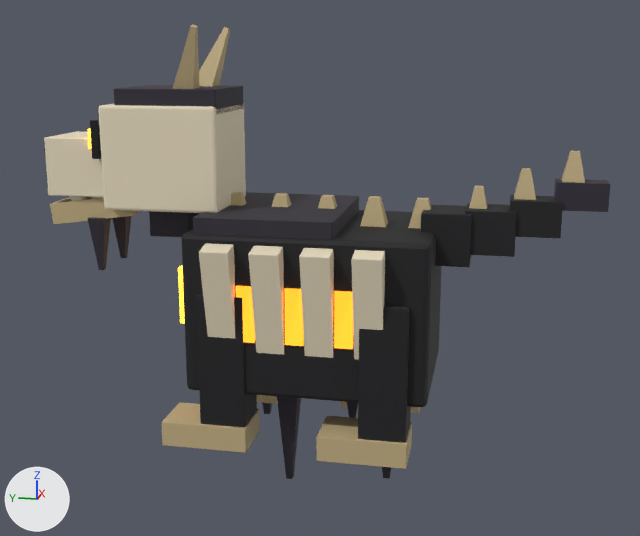
Renders of the glTF model public/models/pets/tarpitan.glb from each side of a commit.
Camera for both pictures: a 50 mm lens placed at (-1.898, -0.401, 0.949), pointed at (-0.001, -0.021, 0.475). Arrows for +X, +Y and +Z are at lower left; the lights stay in place. The picture after the commit comes second. Where no turn or scale is listed for an object, it has been applied to the vertices. Vertices at exactly the same position are counted once.

The first picture shows 'body', 'head', 'leg.BR', 'leg.FL', 'leg.FR', 'tail' and 1 more.
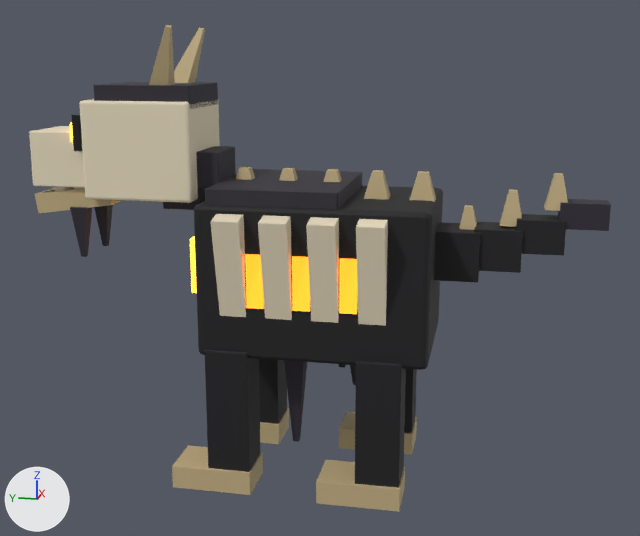
ob_root is not drawn itself; it is the parent of ob_tail.

Where the newer file only moved an object's origin or applied its transform, the numbers keep the older frame.

Pixel boxes [x1, y1, x2, y2] of what changed, in the pictures (640 x 536 px; the box of a moved part takes in the faces that stretch with it):
'body', moved, rescaled: before [149, 192, 441, 479]; after [163, 146, 443, 442]
'head', moved, rescaled: before [44, 24, 246, 270]; after [29, 25, 220, 257]
'leg.BR', moved, rescaled (6% narrower, 7% shorter): before [316, 305, 412, 469]; after [316, 360, 406, 512]
'tail', reshaped, moved, rescaled (6% narrower): before [421, 151, 610, 267]; after [434, 173, 611, 282]
'leg.FR', moved, rescaled (6% narrower, 8% shorter): before [162, 295, 259, 453]; after [172, 349, 263, 495]
'leg.FL', moved, rescaled (mostly hidden before): before [256, 395, 278, 404]; after [259, 359, 289, 444]
part 6 of me_tail, moved or reshaped: before [421, 205, 472, 267]; after [434, 222, 480, 282]
part 7 of me_tail, moved or reshaped: before [465, 203, 517, 257]; after [474, 222, 523, 273]
part 8 of me_tail, moved or reshaped: before [510, 195, 563, 238]; after [516, 214, 566, 256]
part 9 of me_tail, moved or reshaped: before [554, 179, 610, 212]; after [558, 199, 611, 231]
'leg.BL', unchanged, uncovered by the edit: before [341, 401, 420, 413]; after [339, 369, 417, 454]

What the commit changed:
me_body is used by ob_body; location (0.0, 0.0, 0.335).
me_body had 736 vertices, 1352 faces and spanned x -0.23..0.23, y -0.281..0.353, z -0.335..0.345.
me_body now has 736 vertices, 1352 faces and spans x -0.217..0.217, y -0.279..0.321, z -0.244..0.4.
me_body part 1: the whole mesh is scaled about its middle by 0.947, then moved by (0.0, -0.015, 0.073).
me_head is used by ob_head; location (0.0, 0.278, 0.7).
me_head had 396 vertices, 720 faces and spanned x -0.12..0.12, y -0.099..0.326, z -0.238..0.3.
me_head now has 396 vertices, 720 faces and spans x -0.113..0.113, y -0.039..0.363, z -0.209..0.3.
me_head part 2: the whole mesh is scaled about its middle by 0.947, then moved by (0.0, 0.048, 0.014).
me_leg_br is used by ob_leg_br; location (-0.148, -0.191, 0.353).
me_leg_br had 112 vertices, 216 faces and spanned x -0.057..0.057, y -0.053..0.137, z -0.247..0.097.
me_leg_br now has 112 vertices, 216 faces and spans x -0.046..0.062, y -0.04..0.14, z -0.353..-0.026.
me_leg_br part 3: the whole mesh is scaled about its middle by 0.947, then moved by (0.008, 0.008, -0.114).
me_leg_fl is used by ob_leg_fl; location (0.139, 0.156, 0.353).
me_leg_fl had 112 vertices, 216 faces and spanned x -0.057..0.057, y -0.053..0.137, z -0.247..0.097.
me_leg_fl now has 112 vertices, 216 faces and spans x -0.062..0.047, y -0.059..0.121, z -0.353..-0.026.
me_leg_fl part 4: the whole mesh is scaled about its middle by 0.947, then moved by (-0.007, -0.011, -0.114).
me_leg_fr is used by ob_leg_fr; location (-0.139, 0.156, 0.353).
me_leg_fr had 112 vertices, 216 faces and spanned x -0.057..0.057, y -0.053..0.137, z -0.247..0.097.
me_leg_fr now has 112 vertices, 216 faces and spans x -0.047..0.062, y -0.059..0.121, z -0.353..-0.026.
me_leg_fr part 5: the whole mesh is scaled about its middle by 0.947, then moved by (0.007, -0.011, -0.114).
me_tail is used by ob_tail; parent ob_root; location (0.0, -0.34, 0.6); scale (0.13, 0.121, 0.13).
me_tail had 296 vertices, 564 faces and spanned x -0.5..0.5, y -3.16..0.45, z -0.5..1.66.
me_tail now has 296 vertices, 564 faces and spans x -0.5..0.5, y -3.54..0.07, z -0.48..1.66.
me_tail part 6: the loose piece of 56 vertices spanning x -0.5..0.5, y -0.55..0.45, z -0.5..0.5 is moved by (0.0, -0.38, 0.02).
me_tail part 7: the loose piece of 56 vertices spanning x -0.42..0.42, y -1.42..-0.42, z -0.27..0.56 is moved by (0.0, -0.38, 0.02).
me_tail part 8: the loose piece of 56 vertices spanning x -0.34..0.34, y -2.29..-1.29, z 0.09..0.77 is moved by (0.0, -0.38, 0.02).
me_tail part 9: the loose piece of 56 vertices spanning x -0.26..0.26, y -3.16..-2.16, z 0.6..1.11 is moved by (0.0, -0.38, 0.02).
Object 'root' (ob_root) moves from (0.0, 0.0, 0.0399) to (0.0, 0.0, 0.0303).
Object 'root' (ob_root) is rescaled from (0.868, 0.868, 0.868) to (0.822, 0.822, 0.822).
